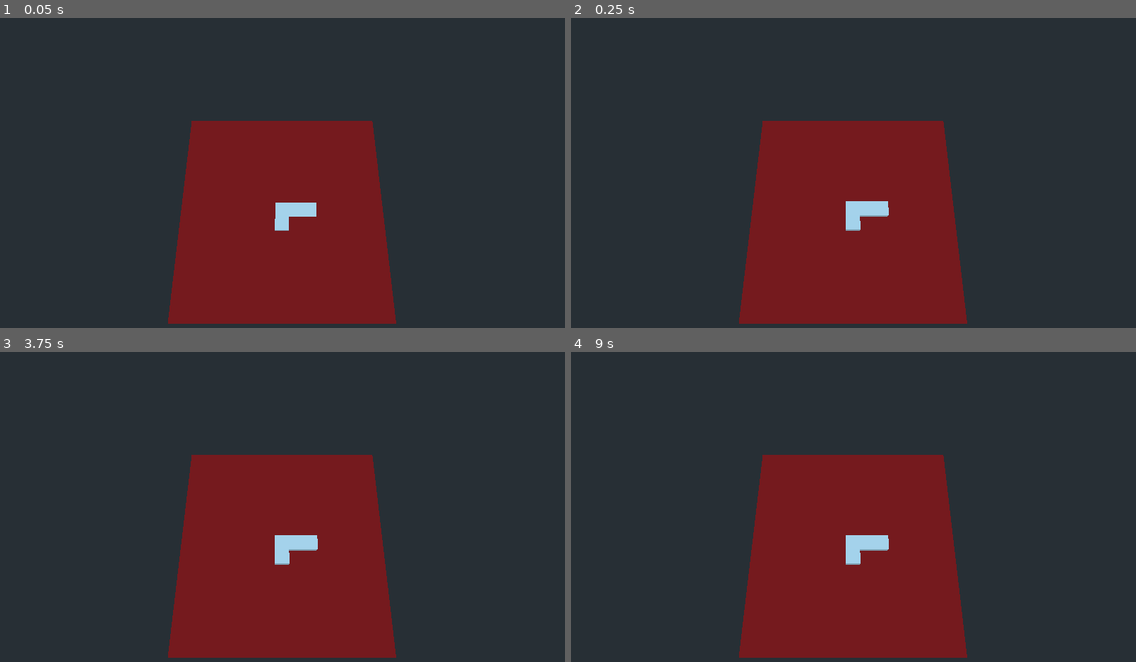
Above: before the commit, frames 1-4 (two rows, left to right).
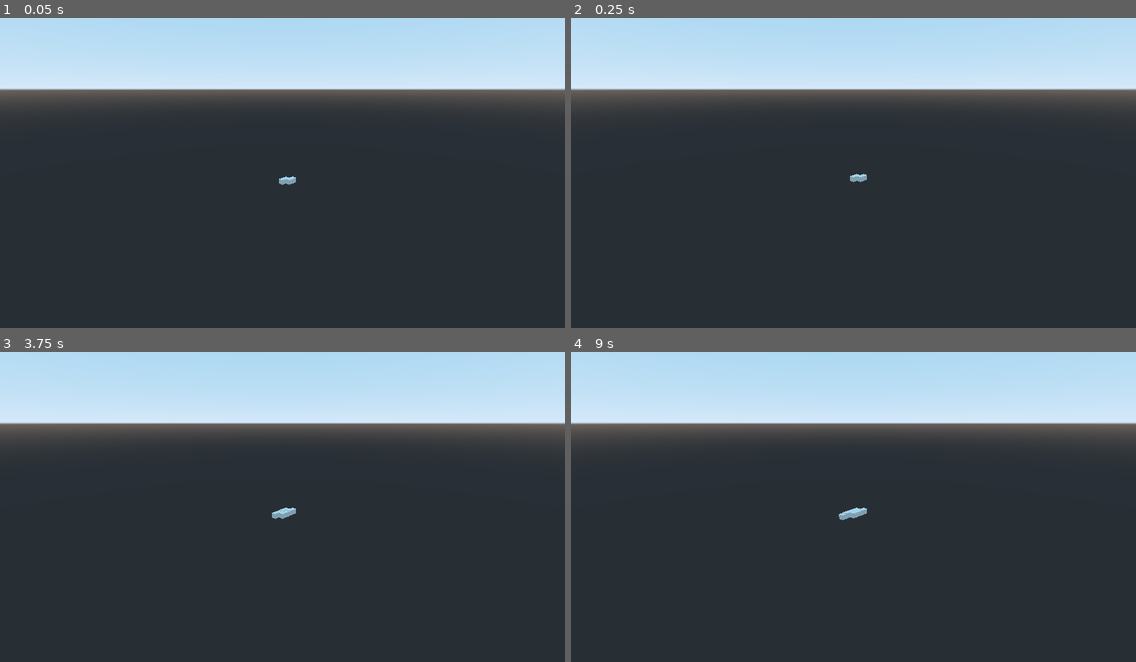
Above: after the commit, the same moments.

Repository: patokiehl/gadot
Game: Godot game, scene res://Level.tscn
Same seed, same stepped clock (60 frames per second), same inputs: the game is played once before the commit and once after it.
Inputs (mouse positions are in pixels of both pictures, inside the frame that each line leads up to):
- Up to frame 1 (0.05 s): no input
- Up to frame 2 (0.25 s): no input
- Up to frame 3 (3.75 s): tap Enter at 0.5, 2, 3.5 s; move the mouse to (406, 500) at 0.52 s; hold Up (ui_up) 0.53-1.28 s; tap Space at 1.25, 2.75 s; move the mouse to (169, 534) at 1.27 s; hold Down (ui_down) 1.28-2.03 s; move the mouse to (339, 445) at 2.02 s; hold Up (ui_up) 2.03-3.53 s; move the mouse to (254, 581) at 2.77 s; move the mouse to (452, 565) at 3.52 s; hold Left (ui_left) from 3.53 s (still down)
- Up to frame 4 (9 s): tap Space at 4.25 s; move the mouse to (684, 466) at 4.27 s; move the mouse to (881, 516) at 5.02 s; release Left (ui_left) at 5.03 s; hold Down (ui_down) 5.03-5.78 s; move the mouse to (768, 435) at 5.77 s; hold Up (ui_up) 5.78-8.03 s; move the mouse to (977, 500) at 6.52 s; move the mouse to (740, 534) at 7.27 s; move the mouse to (910, 445) at 8.02 s; hold Down (ui_down) 8.03-8.78 s; move the mouse to (825, 581) at 8.77 s; hold Left (ui_left) from 8.78 s (still down)

The runs differ from the first frame. In frame 1, 51% of the frame differs, in the area x 0-100%, y 0-99%; in frame 2, 51%; in frame 3, 51%; in frame 4, 51%.

Commit message:
Randomly generate piece on left arrow press

Diff:
--- /dev/null
+++ b/BornCG/Camera.gd
@@ -0,0 +1,32 @@
+extends Camera
+
+
+# Declare member variables here. Examples:
+# var a = 2
+# var b = "text"
+
+const zoom_amount = Vector3(0.05, 0.05, 0.05)
+
+# Called when the node enters the scene tree for the first time.
+func _ready():
+	look_at(Vector3.ZERO, Vector3(0,1,0))
+
+func _input(event):
+	if event.is_action_pressed("ui_up"):
+		self.translation -= zoom_amount
+	if event.is_action_pressed("ui_down"):
+		self.translation += zoom_amount
+	#if event.is_pressed():
+		#var position = get_camera_transform()
+	#	if event.button_index == BUTTON_WHEEL_UP:
+			#move closer to origin
+	#		self.translation -= zoom_amount
+
+	#	if event.button_index == BUTTON_WHEEL_DOWN:
+			#move closer to origin
+	#		self.translation += zoom_amount
+	#pass
+
+# Called every frame. 'delta' is the elapsed time since the previous frame.
+#func _process(delta):
+#	pass
--- a/BornCG/Cube.gd
+++ b/BornCG/Cube.gd
@@ -4,16 +4,16 @@
 # Declare member variables here. Examples:
 # var a = 2
 # var b = "text"
-
+var scenes = []
 
 # Called when the node enters the scene tree for the first time.
 func _ready():
-	var myMesh = MeshInstance.new()
-	myMesh.mesh = CubeMesh.new()
-	myMesh.mesh.set_size(Vector3(50,100,50))
-	myMesh.show()
-	add_child(myMesh)
-	#pass # Replace with function body.
+	#var myMesh = MeshInstance.new()
+	#myMesh.mesh = CubeMesh.new()
+	#myMesh.mesh.set_size(Vector3(50,100,50))
+	#myMesh.show()
+	#add_child(myMesh)
+	pass # Replace with function body.
 
 
 # Called every frame. 'delta' is the elapsed time since the previous frame.
--- /dev/null
+++ b/BornCG/Level.gd
@@ -0,0 +1,29 @@
+extends Spatial
+
+
+# Declare member variables here. Examples:
+# var a = 2
+# var b = "text"
+
+export (PackedScene) var Lpiece
+const piece = preload("res://assets/Piece_id_1.tscn")
+var pieces = []
+
+# Called when the node enters the scene tree for the first time.
+func _ready():
+	for i in range (1,16):
+		pieces.append(load("res://assets/Piece_id_" + str(i) + ".tscn"))
+
+func _input(event):
+	if event.is_action_pressed("ui_left"):
+		randomize()
+		var new_shape = pieces[(randi() % len(pieces))].instance()#piece.instance()
+		#print(pieces)
+		#fnew_shape.
+		#new_shape.position = Vector3(0,0,0)#get_viewport().get_mouse_position()
+		add_child(new_shape)
+
+
+# Called every frame. 'delta' is the elapsed time since the previous frame.
+#func _process(delta):
+#	pass
--- a/BornCG/Level.tscn
+++ b/BornCG/Level.tscn
@@ -1,8 +1,10 @@
-[gd_scene load_steps=13 format=2]
+[gd_scene load_steps=15 format=2]
 
 [ext_resource path="res://assets/steven.tscn" type="PackedScene" id=1]
-[ext_resource path="res://assets/corrLpiece.tscn" type="PackedScene" id=2]
+[ext_resource path="res://Level.gd" type="Script" id=2]
 [ext_resource path="res://Cube.gd" type="Script" id=3]
+[ext_resource path="res://assets/Piece_id_15.tscn" type="PackedScene" id=4]
+[ext_resource path="res://Camera.gd" type="Script" id=5]
 
 [sub_resource type="CubeMesh" id=1]
 
@@ -29,10 +31,12 @@
 shader = SubResource( 7 )
 
 [node name="Level" type="Spatial"]
+visible = false
+script = ExtResource( 2 )
 
 [node name="Camera" type="Camera" parent="."]
-transform = Transform( 1, 0, 0, 0, 0.273858, 0.96177, 0, -0.96177, 0.273858, 0.0690231, 35.873, 5.68116 )
-visible = false
+transform = Transform( 1, 0, 0, 0, 0.273858, 0.96177, 0, -0.96177, 0.273858, 64.0115, 35.873, 63.4974 )
+script = ExtResource( 5 )
 
 [node name="Box" type="RigidBody" parent="."]
 transform = Transform( 0.941864, 0.318042, -0.108357, -0.335994, 0.891541, -0.303748, 0, 0.322497, 0.946571, 0, 6.12398, 0 )
@@ -81,8 +85,4 @@
 transform = Transform( 1, 0, 0, 0, 1, 0, 0, 0, 1, 0, 2.77223, 0 )
 visible = false
 
-[node name="Spatial" parent="." instance=ExtResource( 2 )]
-transform = Transform( 1, 0, 0, 0, 1, 0, 0, 0, 1, 0, 7.74727, 0 )
-visible = false
-
-[node name="Spatial2" parent="." instance=ExtResource( 2 )]
+[node name="Spatial" parent="." instance=ExtResource( 4 )]
--- /dev/null
+++ b/BornCG/assets/Piece_id_1.tscn
@@ -0,0 +1,36 @@
+[gd_scene load_steps=2 format=2]
+
+[ext_resource path="res://assets/Lpiece.tscn" type="PackedScene" id=1]
+
+[node name="Spatial" type="Spatial"]
+
+[node name="Node" type="Node" parent="."]
+
+[node name="piece" parent="Node" instance=ExtResource( 1 )]
+collision_layer = 2
+collision_mask = 0
+
+[node name="piece2" parent="Node" instance=ExtResource( 1 )]
+transform = Transform( 1, 0, 0, 0, 1, 0, 0, 0, 1, 4, 0, 0 )
+collision_layer = 2
+collision_mask = 0
+
+[node name="piece3" parent="Node" instance=ExtResource( 1 )]
+transform = Transform( 1, 0, 0, 0, 1, 0, 0, 0, 1, 2, 0, 0 )
+collision_layer = 2
+collision_mask = 0
+
+[node name="piece4" parent="Node" instance=ExtResource( 1 )]
+transform = Transform( 1, 0, 0, 0, 1, 0, 0, 0, 1, 4, 0, 2 )
+collision_layer = 2
+collision_mask = 0
+
+[node name="piece5" parent="Node" instance=ExtResource( 1 )]
+transform = Transform( 1, 0, 0, 0, 1, 0, 0, 0, 1, 6, 0, 0 )
+collision_layer = 2
+collision_mask = 0
+
+[node name="piece6" parent="Node" instance=ExtResource( 1 )]
+transform = Transform( 1, 0, 0, 0, 1, 0, 0, 0, 1, 2, 0, -2 )
+collision_layer = 2
+collision_mask = 0
--- /dev/null
+++ b/BornCG/assets/Piece_id_10.tscn
@@ -0,0 +1,16 @@
+[gd_scene load_steps=2 format=2]
+
+[ext_resource path="res://assets/Lpiece.tscn" type="PackedScene" id=1]
+
+[node name="Spatial" type="Spatial"]
+
+[node name="Node" type="Node" parent="."]
+
+[node name="piece" parent="Node" instance=ExtResource( 1 )]
+collision_layer = 2
+collision_mask = 0
+
+[node name="piece4" parent="Node" instance=ExtResource( 1 )]
+transform = Transform( 1, 0, 0, 0, 1, 0, 0, 0, 1, 0, 0, 2 )
+collision_layer = 2
+collision_mask = 0
--- /dev/null
+++ b/BornCG/assets/Piece_id_11.tscn
@@ -0,0 +1,11 @@
+[gd_scene load_steps=2 format=2]
+
+[ext_resource path="res://assets/Lpiece.tscn" type="PackedScene" id=1]
+
+[node name="Spatial" type="Spatial"]
+
+[node name="Node" type="Node" parent="."]
+
+[node name="piece" parent="Node" instance=ExtResource( 1 )]
+collision_layer = 2
+collision_mask = 0
--- /dev/null
+++ b/BornCG/assets/Piece_id_12.tscn
@@ -0,0 +1,26 @@
+[gd_scene load_steps=2 format=2]
+
+[ext_resource path="res://assets/Lpiece.tscn" type="PackedScene" id=1]
+
+[node name="Spatial" type="Spatial"]
+
+[node name="Node" type="Node" parent="."]
+
+[node name="piece" parent="Node" instance=ExtResource( 1 )]
+collision_layer = 2
+collision_mask = 0
+
+[node name="piece2" parent="Node" instance=ExtResource( 1 )]
+transform = Transform( 1, 0, 0, 0, 1, 0, 0, 0, 1, 0, 0, -2 )
+collision_layer = 2
+collision_mask = 0
+
+[node name="piece3" parent="Node" instance=ExtResource( 1 )]
+transform = Transform( 1, 0, 0, 0, 1, 0, 0, 0, 1, 2, 0, -2 )
+collision_layer = 2
+collision_mask = 0
+
+[node name="piece4" parent="Node" instance=ExtResource( 1 )]
+transform = Transform( 1, 0, 0, 0, 1, 0, 0, 0, 1, 2, 0, -4 )
+collision_layer = 2
+collision_mask = 0
--- /dev/null
+++ b/BornCG/assets/Piece_id_13.tscn
@@ -0,0 +1,26 @@
+[gd_scene load_steps=2 format=2]
+
+[ext_resource path="res://assets/Lpiece.tscn" type="PackedScene" id=1]
+
+[node name="Spatial" type="Spatial"]
+
+[node name="Node" type="Node" parent="."]
+
+[node name="piece" parent="Node" instance=ExtResource( 1 )]
+collision_layer = 2
+collision_mask = 0
+
+[node name="piece2" parent="Node" instance=ExtResource( 1 )]
+transform = Transform( 1, 0, 0, 0, 1, 0, 0, 0, 1, 2, 0, 0 )
+collision_layer = 2
+collision_mask = 0
+
+[node name="piece3" parent="Node" instance=ExtResource( 1 )]
+transform = Transform( 1, 0, 0, 0, 1, 0, 0, 0, 1, 2, 0, -2 )
+collision_layer = 2
+collision_mask = 0
+
+[node name="piece4" parent="Node" instance=ExtResource( 1 )]
+transform = Transform( 1, 0, 0, 0, 1, 0, 0, 0, 1, 2, 0, -4 )
+collision_layer = 2
+collision_mask = 0
--- /dev/null
+++ b/BornCG/assets/Piece_id_14.tscn
@@ -0,0 +1,11 @@
+[gd_scene load_steps=2 format=2]
+
+[ext_resource path="res://assets/Lpiece.tscn" type="PackedScene" id=1]
+
+[node name="Spatial" type="Spatial"]
+
+[node name="Node" type="Node" parent="."]
+
+[node name="piece" parent="Node" instance=ExtResource( 1 )]
+collision_layer = 2
+collision_mask = 0
--- /dev/null
+++ b/BornCG/assets/Piece_id_15.tscn
@@ -0,0 +1,26 @@
+[gd_scene load_steps=2 format=2]
+
+[ext_resource path="res://assets/Lpiece.tscn" type="PackedScene" id=1]
+
+[node name="Spatial" type="Spatial"]
+
+[node name="Node" type="Node" parent="."]
+
+[node name="piece" parent="Node" instance=ExtResource( 1 )]
+collision_layer = 2
+collision_mask = 0
+
+[node name="piece2" parent="Node" instance=ExtResource( 1 )]
+transform = Transform( 1, 0, 0, 0, 1, 0, 0, 0, 1, 0, 0, -2 )
+collision_layer = 2
+collision_mask = 0
+
+[node name="piece3" parent="Node" instance=ExtResource( 1 )]
+transform = Transform( 1, 0, 0, 0, 1, 0, 0, 0, 1, 2, 0, -2 )
+collision_layer = 2
+collision_mask = 0
+
+[node name="piece4" parent="Node" instance=ExtResource( 1 )]
+transform = Transform( 1, 0, 0, 0, 1, 0, 0, 0, 1, 2, 0, -4 )
+collision_layer = 2
+collision_mask = 0
--- /dev/null
+++ b/BornCG/assets/Piece_id_3.tscn
@@ -0,0 +1,21 @@
+[gd_scene load_steps=2 format=2]
+
+[ext_resource path="res://assets/Lpiece.tscn" type="PackedScene" id=1]
+
+[node name="Spatial2" type="Spatial"]
+
+[node name="Node" type="Node" parent="."]
+
+[node name="piece" parent="Node" instance=ExtResource( 1 )]
+collision_layer = 2
+collision_mask = 0
+
+[node name="piece3" parent="Node" instance=ExtResource( 1 )]
+transform = Transform( 1, 0, 0, 0, 1, 0, 0, 0, 1, 0, 0, -2 )
+collision_layer = 2
+collision_mask = 0
+
+[node name="piece6" parent="Node" instance=ExtResource( 1 )]
+transform = Transform( 1, 0, 0, 0, 1, 0, 0, 0, 1, 2, 0, -2 )
+collision_layer = 2
+collision_mask = 0
--- /dev/null
+++ b/BornCG/assets/Piece_id_4.tscn
@@ -0,0 +1,31 @@
+[gd_scene load_steps=2 format=2]
+
+[ext_resource path="res://assets/Lpiece.tscn" type="PackedScene" id=1]
+
+[node name="Spatial" type="Spatial"]
+
+[node name="Node" type="Node" parent="."]
+
+[node name="piece" parent="Node" instance=ExtResource( 1 )]
+collision_layer = 2
+collision_mask = 0
+
+[node name="piece3" parent="Node" instance=ExtResource( 1 )]
+transform = Transform( 1, 0, 0, 0, 1, 0, 0, 0, 1, 0, 0, -2 )
+collision_layer = 2
+collision_mask = 0
+
+[node name="piece5" parent="Node" instance=ExtResource( 1 )]
+transform = Transform( 1, 0, 0, 0, 1, 0, 0, 0, 1, -2, 0, 0 )
+collision_layer = 2
+collision_mask = 0
+
+[node name="piece2" parent="Node" instance=ExtResource( 1 )]
+transform = Transform( 1, 0, 0, 0, 1, 0, 0, 0, 1, 0, 0, 2 )
+collision_layer = 2
+collision_mask = 0
+
+[node name="piece4" parent="Node" instance=ExtResource( 1 )]
+transform = Transform( 1, 0, 0, 0, 1, 0, 0, 0, 1, 2, 0, 0 )
+collision_layer = 2
+collision_mask = 0
--- /dev/null
+++ b/BornCG/assets/Piece_id_5.tscn
@@ -0,0 +1,16 @@
+[gd_scene load_steps=2 format=2]
+
+[ext_resource path="res://assets/Lpiece.tscn" type="PackedScene" id=1]
+
+[node name="Spatial" type="Spatial"]
+
+[node name="Node" type="Node" parent="."]
+
+[node name="piece" parent="Node" instance=ExtResource( 1 )]
+collision_layer = 2
+collision_mask = 0
+
+[node name="piece4" parent="Node" instance=ExtResource( 1 )]
+transform = Transform( 1, 0, 0, 0, 1, 0, 0, 0, 1, 0, 0, 2 )
+collision_layer = 2
+collision_mask = 0
--- /dev/null
+++ b/BornCG/assets/Piece_id_6.tscn
@@ -0,0 +1,26 @@
+[gd_scene load_steps=2 format=2]
+
+[ext_resource path="res://assets/Lpiece.tscn" type="PackedScene" id=1]
+
+[node name="Spatial" type="Spatial"]
+
+[node name="Node" type="Node" parent="."]
+
+[node name="piece" parent="Node" instance=ExtResource( 1 )]
+collision_layer = 2
+collision_mask = 0
+
+[node name="piece2" parent="Node" instance=ExtResource( 1 )]
+transform = Transform( 1, 0, 0, 0, 1, 0, 0, 0, 1, 0, 0, 2 )
+collision_layer = 2
+collision_mask = 0
+
+[node name="piece3" parent="Node" instance=ExtResource( 1 )]
+transform = Transform( 1, 0, 0, 0, 1, 0, 0, 0, 1, 0, 0, 4 )
+collision_layer = 2
+collision_mask = 0
+
+[node name="piece4" parent="Node" instance=ExtResource( 1 )]
+transform = Transform( 1, 0, 0, 0, 1, 0, 0, 0, 1, 0, 0, 6 )
+collision_layer = 2
+collision_mask = 0
--- /dev/null
+++ b/BornCG/assets/Piece_id_7.tscn
@@ -0,0 +1,26 @@
+[gd_scene load_steps=2 format=2]
+
+[ext_resource path="res://assets/Lpiece.tscn" type="PackedScene" id=1]
+
+[node name="Spatial" type="Spatial"]
+
+[node name="Node" type="Node" parent="."]
+
+[node name="piece" parent="Node" instance=ExtResource( 1 )]
+collision_layer = 2
+collision_mask = 0
+
+[node name="piece3" parent="Node" instance=ExtResource( 1 )]
+transform = Transform( 1, 0, 0, 0, 1, 0, 0, 0, 1, 2, 0, 0 )
+collision_layer = 2
+collision_mask = 0
+
+[node name="piece4" parent="Node" instance=ExtResource( 1 )]
+transform = Transform( 1, 0, 0, 0, 1, 0, 0, 0, 1, 0, 0, 2 )
+collision_layer = 2
+collision_mask = 0
+
+[node name="piece6" parent="Node" instance=ExtResource( 1 )]
+transform = Transform( 1, 0, 0, 0, 1, 0, 0, 0, 1, 0, 0, -2 )
+collision_layer = 2
+collision_mask = 0
--- /dev/null
+++ b/BornCG/assets/Piece_id_8.tscn
@@ -0,0 +1,36 @@
+[gd_scene load_steps=2 format=2]
+
+[ext_resource path="res://assets/Lpiece.tscn" type="PackedScene" id=1]
+
+[node name="Spatial" type="Spatial"]
+
+[node name="Node" type="Node" parent="."]
+
+[node name="piece" parent="Node" instance=ExtResource( 1 )]
+collision_layer = 2
+collision_mask = 0
+
+[node name="piece2" parent="Node" instance=ExtResource( 1 )]
+transform = Transform( 1, 0, 0, 0, 1, 0, 0, 0, 1, 2, 0, 2 )
+collision_layer = 2
+collision_mask = 0
+
+[node name="piece3" parent="Node" instance=ExtResource( 1 )]
+transform = Transform( 1, 0, 0, 0, 1, 0, 0, 0, 1, 2, 0, 0 )
+collision_layer = 2
+collision_mask = 0
+
+[node name="piece4" parent="Node" instance=ExtResource( 1 )]
+transform = Transform( 1, 0, 0, 0, 1, 0, 0, 0, 1, 0, 0, 2 )
+collision_layer = 2
+collision_mask = 0
+
+[node name="piece5" parent="Node" instance=ExtResource( 1 )]
+transform = Transform( 1, 0, 0, 0, 1, 0, 0, 0, 1, 0, 0, 4 )
+collision_layer = 2
+collision_mask = 0
+
+[node name="piece6" parent="Node" instance=ExtResource( 1 )]
+transform = Transform( 1, 0, 0, 0, 1, 0, 0, 0, 1, 0, 0, -2 )
+collision_layer = 2
+collision_mask = 0
--- /dev/null
+++ b/BornCG/assets/Piece_id_9.tscn
@@ -0,0 +1,26 @@
+[gd_scene load_steps=2 format=2]
+
+[ext_resource path="res://assets/Lpiece.tscn" type="PackedScene" id=1]
+
+[node name="Spatial" type="Spatial"]
+
+[node name="Node" type="Node" parent="."]
+
+[node name="piece" parent="Node" instance=ExtResource( 1 )]
+collision_layer = 2
+collision_mask = 0
+
+[node name="piece2" parent="Node" instance=ExtResource( 1 )]
+transform = Transform( 1, 0, 0, 0, 1, 0, 0, 0, 1, 0, 0, 2 )
+collision_layer = 2
+collision_mask = 0
+
+[node name="piece3" parent="Node" instance=ExtResource( 1 )]
+transform = Transform( 1, 0, 0, 0, 1, 0, 0, 0, 1, 2, 0, 2 )
+collision_layer = 2
+collision_mask = 0
+
+[node name="piece4" parent="Node" instance=ExtResource( 1 )]
+transform = Transform( 1, 0, 0, 0, 1, 0, 0, 0, 1, 2, 0, 4 )
+collision_layer = 2
+collision_mask = 0
--- a/BornCG/scripts/steven.gd
+++ b/BornCG/scripts/steven.gd
@@ -5,5 +5,5 @@
 func _ready():
 	pass
 
-func _physics_process(delta):
+func _physics_process(_delta):
 	pass
Renamed: BornCG/assets/corrLpiece.tscn -> BornCG/assets/Piece_id_2.tscn
